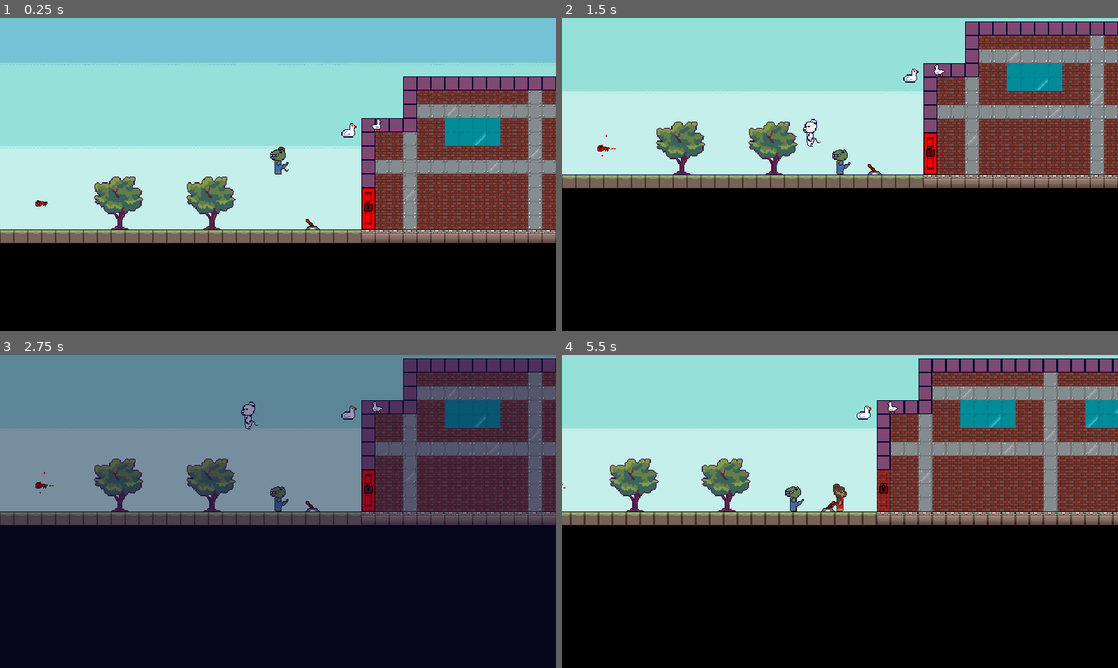
Above: before the commit, frames 1-4 (two rows, left to right).
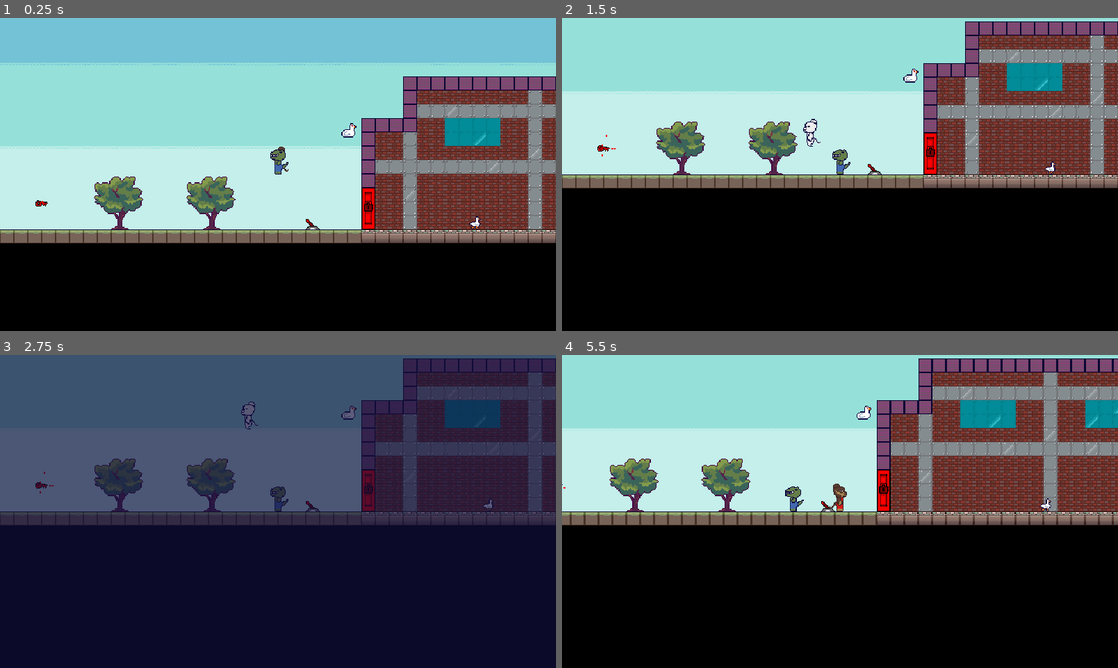
Above: after the commit, the same moments.

Repository: ColeWarden/trex_project
Game: Godot game, scene res://scenes/World.tscn
Same seed, same stepped clock (60 frames per second), same inputs: the game is played once before the commit and once after it.
Inputs:
- Up to frame 1 (0.25 s): no input
- Up to frame 2 (1.5 s): tap B at 0.5, 1.25 s; hold A (a) 0.53-1.28 s; tap D (d) at 0.8, 1.35 s
- Up to frame 3 (2.75 s): tap A (a) at 1.55 s; tap B at 2 s; hold A (a) from 2.03 s (still down); tap D (d) at 2.3 s
- Up to frame 4 (5.5 s): tap B at 2.75, 3.5, 4.25 s; release A (a) at 2.78 s; tap D (d) at 2.85, 3.8 s; tap A (a) at 3.05, 4.35 s; hold Space (space) 3.53-4.28 s; hold D (d) from 5.03 s (still down)

The runs differ from the first frame. In frame 1, less than 0.1% of the frame differs, in the area x 66-87%, y 32-68%; in frame 2, 0.2%; in frame 3, 44%, in the area x 0-100%, y 0-55%; in frame 4, 0.4%.

Commit message:
for-cole

Diff:
--- a/project.godot
+++ b/project.godot
@@ -90,6 +90,11 @@
 run/main_scene="res://scenes/World.tscn"
 config/icon="res://icon.png"
 
+[autoload]
+
+GlobalWorld="*res://scenes/World.tscn"
+Bgm="*res://resources/audio/bgm.tscn"
+
 [debug]
 
 settings/fps/force_fps=60
--- /dev/null
+++ b/resources/audio/bgm.tscn
@@ -0,0 +1,7 @@
+[gd_scene load_steps=2 format=2]
+
+[ext_resource path="res://resources/audio/glitch-orchestral-funky-hip-hop-beat.mp3" type="AudioStream" id=1]
+
+[node name="AudioStreamPlayer2D" type="AudioStreamPlayer2D"]
+stream = ExtResource( 1 )
+autoplay = true
--- a/scenes/World.tscn
+++ b/scenes/World.tscn
@@ -275,7 +275,7 @@
 texture = ExtResource( 18 )
 
 [node name="WalkingGoose" parent="YSort" instance=ExtResource( 19 )]
-position = Vector2( 506, 64 )
+position = Vector2( 621, 176 )
 speed = 100.0
 
 [node name="ProjectileGoose" parent="YSort" instance=ExtResource( 20 )]
--- a/scenes/enemy/walking_goose/WalkingGoose.tscn
+++ b/scenes/enemy/walking_goose/WalkingGoose.tscn
@@ -1,8 +1,10 @@
-[gd_scene load_steps=8 format=2]
+[gd_scene load_steps=10 format=2]
 
 [ext_resource path="res://scenes/enemy/walking_goose/walking_goose.gd" type="Script" id=1]
 [ext_resource path="res://resources/enemy/walking_goose/goose.png" type="Texture" id=2]
 [ext_resource path="res://scenes/areas/HurtArea.tscn" type="PackedScene" id=3]
+[ext_resource path="res://scenes/areas/InteractArea.tscn" type="PackedScene" id=4]
+[ext_resource path="res://resources/audio/goose-honk.mp3" type="AudioStream" id=5]
 
 [sub_resource type="AtlasTexture" id=1]
 atlas = ExtResource( 2 )
@@ -31,7 +33,6 @@
 position = Vector2( 0, -8 )
 frames = SubResource( 3 )
 animation = "Walking"
-frame = 1
 playing = true
 
 [node name="CollisionShape2D" type="CollisionShape2D" parent="."]
@@ -44,3 +45,8 @@
 
 [node name="HurtArea" parent="." instance=ExtResource( 3 )]
 position = Vector2( 0, -6 )
+
+[node name="InteractArea" parent="." instance=ExtResource( 4 )]
+
+[node name="Honk" type="AudioStreamPlayer2D" parent="."]
+stream = ExtResource( 5 )
--- a/scenes/enemy/walking_goose/walking_goose.gd
+++ b/scenes/enemy/walking_goose/walking_goose.gd
@@ -14,6 +14,7 @@
 
 
 func _physics_process(_delta: float):
+
 	var found_wall = is_on_wall()
 	var found_ledge = !ledgeCheck.is_colliding()
 
--- a/scenes/player/Player.tscn
+++ b/scenes/player/Player.tscn
@@ -1,9 +1,11 @@
-[gd_scene load_steps=13 format=2]
+[gd_scene load_steps=15 format=2]
 
 [ext_resource path="res://resources/player/rexy.png" type="Texture" id=1]
 [ext_resource path="res://scenes/player/player.gd" type="Script" id=2]
 [ext_resource path="res://scenes/areas/HitArea.tscn" type="PackedScene" id=3]
 [ext_resource path="res://scenes/areas/InteractArea.tscn" type="PackedScene" id=4]
+[ext_resource path="res://resources/audio/heaven-ascend.mp3" type="AudioStream" id=5]
+[ext_resource path="res://resources/audio/goose-honk.mp3" type="AudioStream" id=6]
 
 [sub_resource type="CircleShape2D" id=6]
 radius = 6.0
@@ -156,6 +158,12 @@
 [node name="CollisionShape2D" parent="InteractArea" index="0"]
 shape = SubResource( 7 )
 
+[node name="heaven-ascend" type="AudioStreamPlayer2D" parent="."]
+stream = ExtResource( 5 )
+
+[node name="honk" type="AudioStreamPlayer2D" parent="."]
+stream = ExtResource( 6 )
+
 [connection signal="area_entered" from="HitArea" to="." method="_area_entered"]
 
 [editable path="InteractArea"]
--- a/scenes/player/player.gd
+++ b/scenes/player/player.gd
@@ -155,6 +155,9 @@
 
 
 func _die()-> void:
+	$"honk".volume_db = 20
+	$"honk".play()
+	$"heaven-ascend".play()
 	set_animation(ANIM.DEATH)
 
 
Not shown, added: resources/audio/glitch-orchestral-funky-hip-hop-beat.mp3.import
Not shown, added: resources/audio/goose-honk.mp3.import
Not shown, added: resources/audio/heaven-ascend.mp3.import
Not shown, added: resources/audio/glitch-orchestral-funky-hip-hop-beat.mp3
Not shown, added: resources/audio/goose-honk.mp3
Not shown, added: resources/audio/heaven-ascend.mp3
